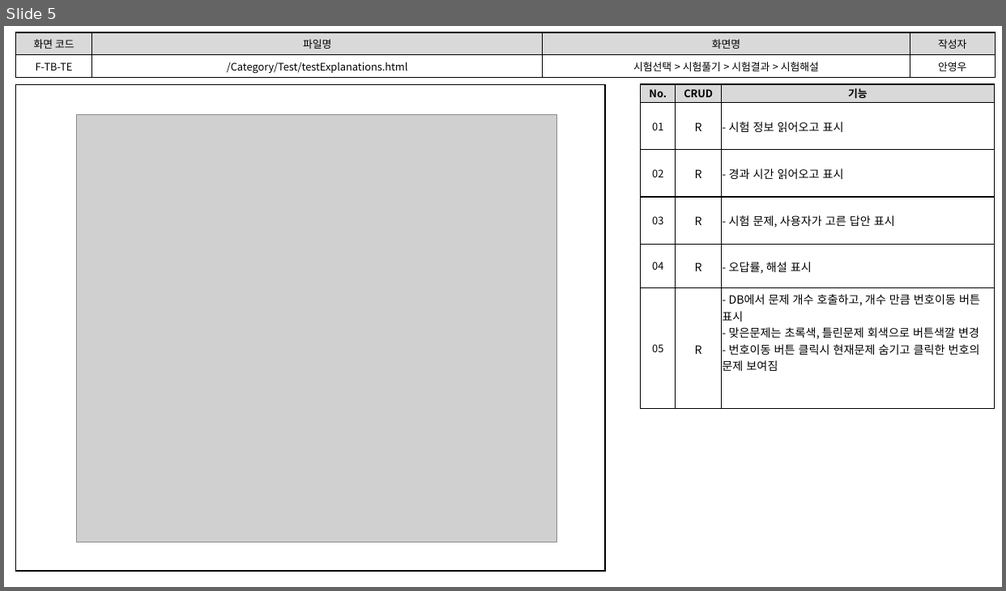
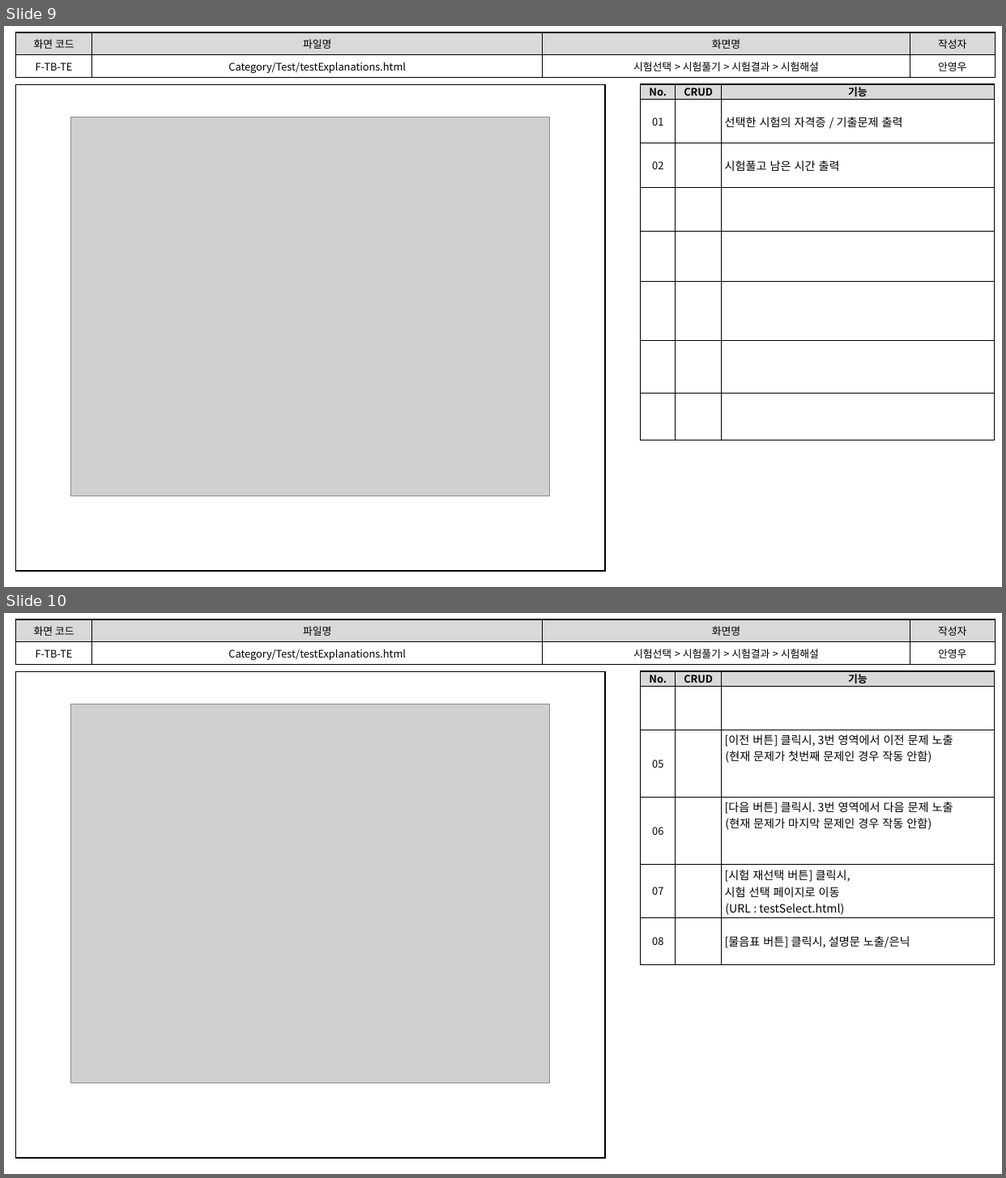
Before and after one commit to index506/cosmo6th_3thGroup, a slide deck: Text/02.화면설계도/3th_Project_화면 설계도(6기_안영우).pptx. Shown one above the other, each under a label of ours: slide 5 before the commit, slides 9 and 10 after it. The pictures are 1006x591 and 1006x1178 pixels, drawn with LibreOffice and Linux fonts; fonts in the diff are those of the drawing; grey boxes stand for pictures. Boxes give left, top, right and bottom in pixels: in the first picture for what was removed or moved away, otherwise in the second. Text is boxed around its words. In the diff, an @@ line names an element or a change of style, - is before the commit and + after.

Commit message:
문서 작업 중. (화면 설계도 80%)

```diff
--- a/Text/02.화면설계도/3th_Project_화면 설계도(6기_안영우).pptx
+++ b/Text/02.화면설계도/3th_Project_화면 설계도(6기_안영우).pptx
@@ slide 10 added at (4,613,1002,1174), background #FFFFFF @@
@@ table added at (16,619,995,664), 2 rows, 4 columns @@
+화면 코드 | 파일명 | 화면명 | 작성자
+F-TB-TE | Category/Test/testExplanations.html | 시험선택 > 시험풀기 > 시험결과 > 시험해설 | 안영우
@@ rectangle added at (16,671,606,1158), outline #000000 1 pt @@
@@ table added at (641,671,994,952), 6 rows, 3 columns @@
+No. | CRUD | 기능
+ |  | 
+05 |  | [이전 버튼] 클릭시, 3번 영역에서 이전 문제 노출 (현재 문제가 첫번째 문제인 경우 작동 안함)
+06 |  | [다음 버튼] 클릭시. 3번 영역에서 다음 문제 노출 (현재 문제가 마지막 문제인 경우 작동 안함)
+07 |  | [시험 재선택 버튼] 클릭시, 시험 선택 페이지로 이동 (URL : testSelect.html)
+08 |  | [물음표 버튼] 클릭시, 설명문 노출/은닉
@@ picture added at (71,705,551,1083) @@
@@ what was slide 5 is now slide 9 @@
@@ slide 9 changed as well @@
@@ table at (16,32,995,77) @@
-row 2, column 2: /Category/Test/testExplanations.html
+row 2, column 2: Category/Test/testExplanations.html
@@ table at (641,84,994,440) @@
-row 2: 01 | R | - 시험 정보 읽어오고 표시
-row 3: 02 | R | - 경과 시간 읽어오고 표시
-row 4: 03 | R | - 시험 문제, 사용자가 고른 답안 표시
-row 5: 04 | R | - 오답률, 해설 표시
-row 6: 05 | R | - DB에서 문제 개수 호출하고, 개수 만큼 번호이동 버튼 표시 - 맞은문제는 초록색, 틀린문제 회색으로 버튼색깔 변경 - 번호이동 버튼 클릭시 현재문제 숨기고 클릭한 번호의 문제 보여짐
+row 2: 01 |  | 선택한 시험의 자격증 / 기출문제 출력
+row 3: 02 |  | 시험풀고 남은 시간 출력
+row 4:  |  | 
+row 5:  |  | 
+row 6:  |  | 
+row 7:  |  | 
+row 8:  |  | 
@@ picture: place and size @@
-picture at (77,115,557,543)
+picture at (71,118,551,496)
```
Also in this commit, not shown: 3 other slides changed, 6 other slides added, 1 slide removed, 2 other files.
